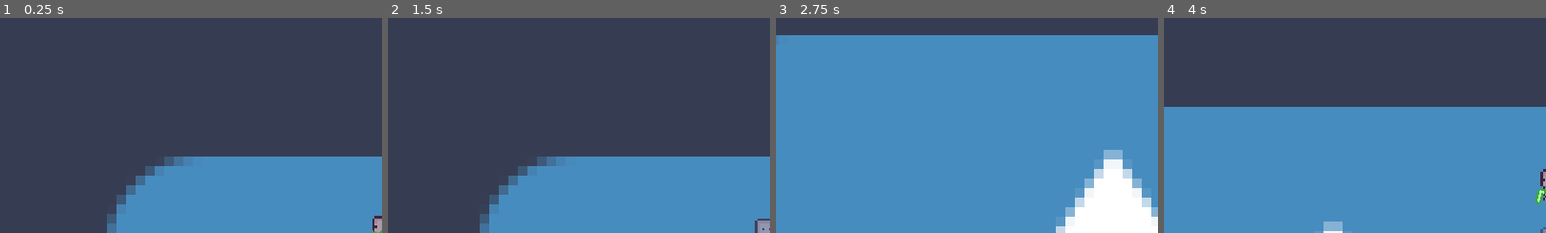
Above: before the commit, frames 1-4 (left to right).
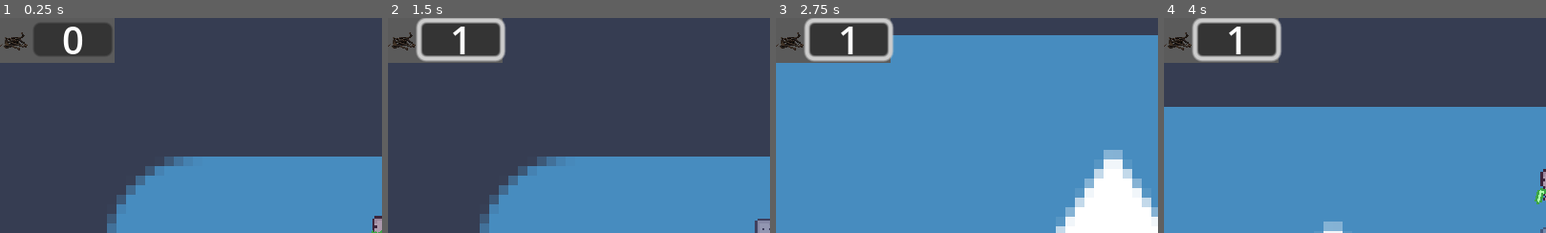
Above: after the commit, the same moments.

Repository: JagersEgo/Scrapped
Game: Godot game, scene res://Game Level/game_level.tscn
Two runs of this game, one before a commit and one after it. Both use one fixed random seed, a clock stepped at 60 frames per second and the inputs below. The engine's default icon, where the game draws it, is replaced by a stand-in: a white triangle on a blue panel in a dark square.
Inputs (mouse positions are % of the whole screen's width and height, from its top left):
- Up to frame 1 (0.25 s): no input
- Up to frame 2 (1.5 s): click (10, 5) at 0.52 s; move the mouse to (72, 45) at 1.27 s; hold D (right) from 1.28 s (still down); tap Shift (dash) at 1.35 s
- Up to frame 3 (2.75 s): move the mouse to (30, 55) at 2.02 s; release D (right) at 2.03 s; hold S (down) from 2.03 s (still down); tap Ctrl (run) at 2.1 s
- Up to frame 4 (4 s): move the mouse to (60, 28) at 2.77 s; release S (down) at 2.78 s; hold D (right) 2.78-3.53 s; click (60, 28) at 2.85 s; move the mouse to (45, 70) at 3.52 s; hold W (up) from 3.53 s (still down); tap Shift (dash) at 3.6 s
The pictures show only the part of the screen within x 0-50%, y 0-50%; the shares and areas given below are measured in that part.

The runs differ from the first frame. In frame 1, 6.0% of the frame differs, in the area x 0-30%, y 0-21%; in frame 2, 6.3%; in frame 3, 6.4%, in the area x 0-31%, y 0-21%; in frame 4, 6.3%.

Commit message:
Scrap Counter

Diff:
--- a/Game Level/game_level.tscn
+++ b/Game Level/game_level.tscn
@@ -1,7 +1,8 @@
-[gd_scene load_steps=3 format=3 uid="uid://48nc0d2qri14"]
+[gd_scene load_steps=4 format=3 uid="uid://48nc0d2qri14"]
 
 [ext_resource type="Texture2D" uid="uid://bmf6go0s6t74f" path="res://icon.svg" id="1_0fvs6"]
 [ext_resource type="PackedScene" uid="uid://cl1ii3qf1nkw5" path="res://Characters/player_character.tscn" id="1_kpn0h"]
+[ext_resource type="PackedScene" uid="uid://ba2sj54gqujkw" path="res://UI.tscn" id="2_rs6nh"]
 
 [node name="Game Level" type="Node2D"]
 
@@ -10,5 +11,7 @@
 scale = Vector2(4, 4)
 texture = ExtResource("1_0fvs6")
 
+[node name="CanvasLayer" parent="." instance=ExtResource("2_rs6nh")]
+
 [node name="Player Character" parent="." instance=ExtResource("1_kpn0h")]
 position = Vector2(135, 90)
--- /dev/null
+++ b/Scrap Counter/Scrap Counter.gd
@@ -0,0 +1,8 @@
+extends Label
+@onready var scrap_count = 0
+
+func _process(_delta):
+	self.text = str(self.scrap_count)
+
+func _on_button_pressed():
+	self.scrap_count += 1
--- /dev/null
+++ b/Scrap Counter/scrap.tscn
@@ -0,0 +1,18 @@
+[gd_scene load_steps=4 format=3 uid="uid://b27ubmdtfrajk"]
+
+[ext_resource type="Script" path="res://Scrap Counter/scrap.gd" id="1_csiuu"]
+[ext_resource type="Texture2D" uid="uid://0uvwcgprjgli" path="res://Sprites/pile_of_junk_large.d0437ef0f573c0122a0c81cdca93d094ab024015.png" id="1_dmo7i"]
+
+[sub_resource type="RectangleShape2D" id="RectangleShape2D_7b32g"]
+
+[node name="Scrap" type="Area2D"]
+script = ExtResource("1_csiuu")
+
+[node name="Sprite2D" type="Sprite2D" parent="."]
+scale = Vector2(0.05, 0.05)
+texture = ExtResource("1_dmo7i")
+
+[node name="CollisionShape2D" type="CollisionShape2D" parent="."]
+shape = SubResource("RectangleShape2D_7b32g")
+
+[connection signal="body_entered" from="." to="." method="_on_body_entered"]
--- /dev/null
+++ b/Scrap Counter/scrap_counter.tscn
@@ -0,0 +1,34 @@
+[gd_scene load_steps=3 format=3 uid="uid://c4towts6h3lj8"]
+
+[ext_resource type="Script" path="res://Scrap Counter/Scrap Counter.gd" id="1_0nf56"]
+[ext_resource type="Texture2D" uid="uid://0uvwcgprjgli" path="res://Sprites/pile_of_junk_large.d0437ef0f573c0122a0c81cdca93d094ab024015.png" id="2_ydpwj"]
+
+[node name="Scrap Counter" type="Node2D"]
+
+[node name="ColorRect" type="ColorRect" parent="."]
+offset_right = 48.0
+offset_bottom = 19.0
+color = Color(0.356863, 0.356863, 0.356863, 1)
+
+[node name="Button" type="Button" parent="."]
+offset_left = 14.0
+offset_top = 2.0
+offset_right = 47.0
+offset_bottom = 16.0
+
+[node name="Scrap Counter" type="Label" parent="."]
+offset_left = 11.0
+offset_top = -4.0
+offset_right = 51.0
+offset_bottom = 22.0
+text = "0"
+horizontal_alignment = 1
+vertical_alignment = 1
+script = ExtResource("1_0nf56")
+
+[node name="Sprite2D" type="Sprite2D" parent="."]
+position = Vector2(6, 10)
+scale = Vector2(0.0263672, 0.0263672)
+texture = ExtResource("2_ydpwj")
+
+[connection signal="pressed" from="Button" to="Scrap Counter" method="_on_button_pressed"]
--- /dev/null
+++ b/UI.tscn
@@ -0,0 +1,7 @@
+[gd_scene load_steps=2 format=3 uid="uid://ba2sj54gqujkw"]
+
+[ext_resource type="PackedScene" uid="uid://c4towts6h3lj8" path="res://Scrap Counter/scrap_counter.tscn" id="1_fjsd3"]
+
+[node name="CanvasLayer" type="CanvasLayer"]
+
+[node name="Scrap Counter" parent="." instance=ExtResource("1_fjsd3")]
--- /dev/null
+++ b/global.gd
@@ -0,0 +1,3 @@
+extends Node
+
+var scrap_count : float = 0
--- /dev/null
+++ b/global.tscn
@@ -0,0 +1,6 @@
+[gd_scene load_steps=2 format=3 uid="uid://dawss132vih57"]
+
+[ext_resource type="Script" path="res://global.gd" id="1_mptxm"]
+
+[node name="global" type="Node"]
+script = ExtResource("1_mptxm")
Binary file added: Sprites/pile_of_junk_large.d0437ef0f573c0122a0c81cdca93d094ab024015.png
Not shown, added: Sprites/pile_of_junk_large.d0437ef0f573c0122a0c81cdca93d094ab024015.png.import
